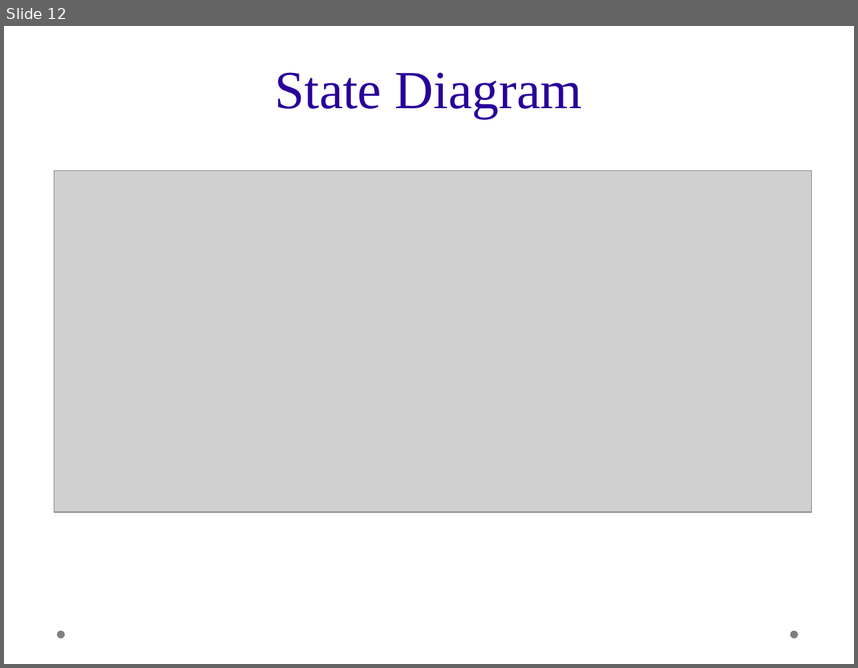
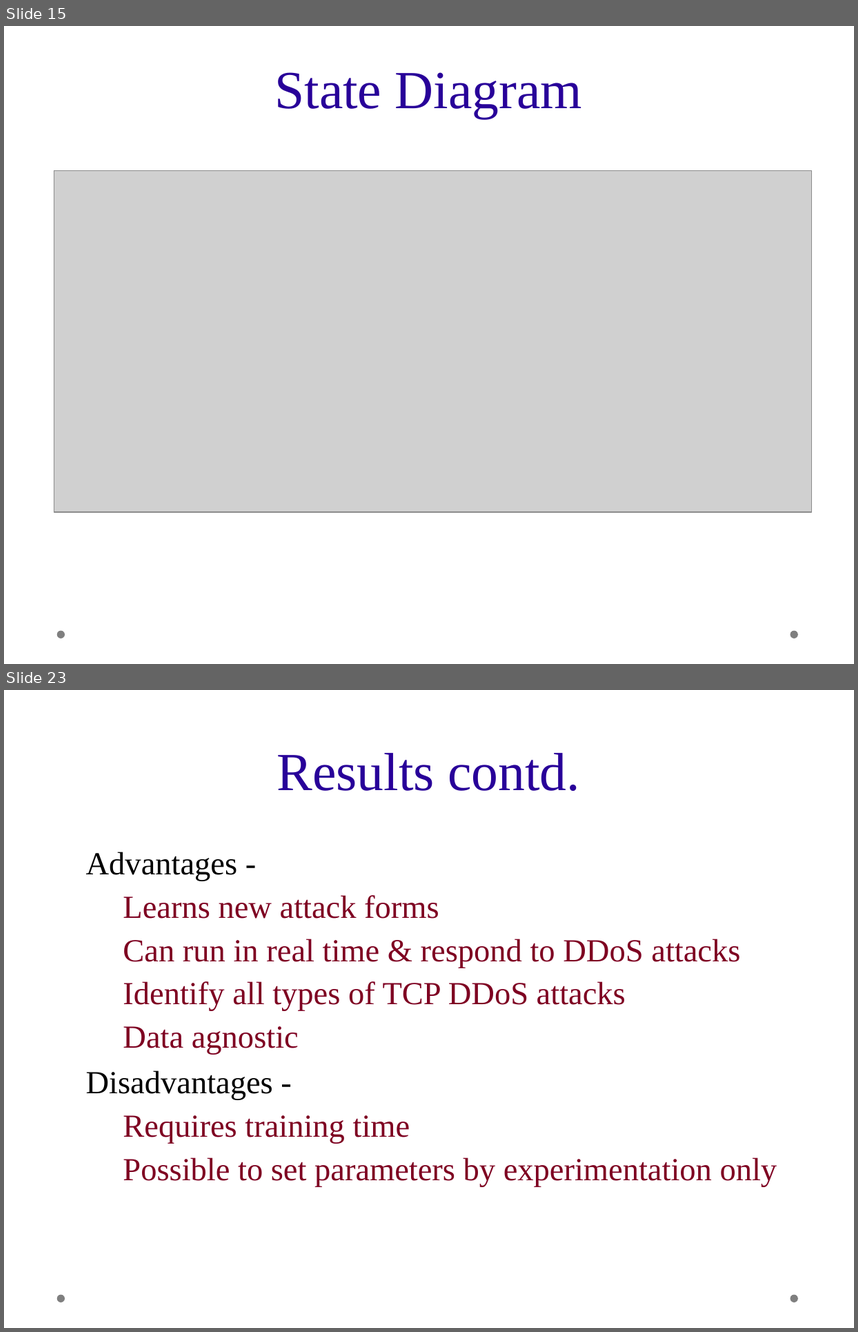
Before and after one commit to mahidharc/drdo.ids, a slide deck: presentation.odp. Shown one above the other, each under a label of ours: slide 12 before the commit, slides 15 and 23 after it; the slides between them are not shown. The pictures are 858x668 and 858x1332 pixels, drawn with LibreOffice and Linux fonts; fonts in the diff are those of the drawing; grey boxes stand for pictures; background and template pictures are left out. Boxes give left, top, right and bottom in pixels: in the first picture for what was removed or moved away, otherwise in the second. Text is boxed around its words. In the diff, an @@ line names an element or a change of style, - is before the commit and + after.

```diff
--- a/presentation.odp
+++ b/presentation.odp
@@ slide 23 added at bbox=[4, 690, 854, 1328], background picture (left out); not listed: 2 template elements that a slide beside it also shows @@
@@ title added at bbox=[277, 753, 580, 791], 50 pt, text #280099 @@
+Results contd.
@@ text added at bbox=[86, 851, 777, 1187], 30 pt, text #7E0021 @@
+◆ Advantages -
+  ➢ Learns new attack forms
+  ➢ Can run in real time & respond to DDoS attacks
+  ➢ Identify all types of TCP DDoS attacks
+  ➢ Data agnostic
+◆ Disadvantages -
+  ➢ Requires training time
+  ➢ Possible to set parameters by experimentation only
@@ what was slide 12 is now slide 15 @@
```
Also in this commit, not shown: 4 slides changed, 16 other slides added, 3 slides removed.
